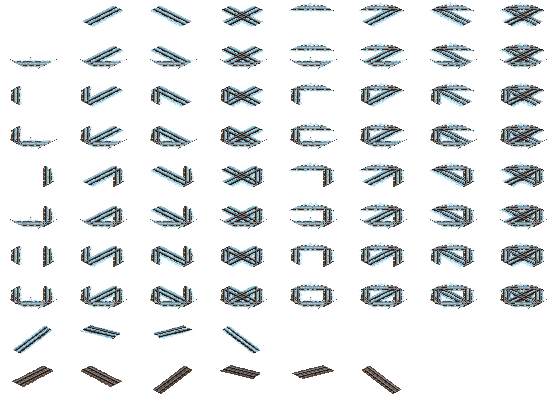
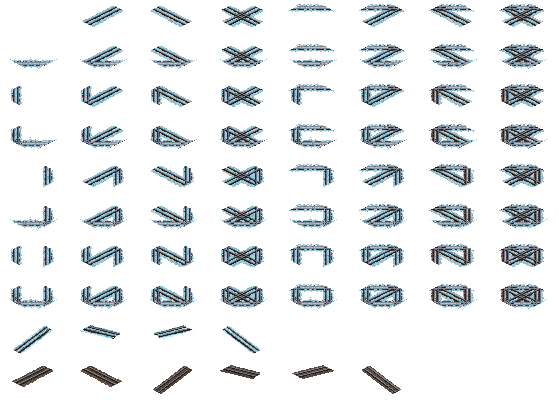
Layered file, before and after one edit (559×400). Changes by layer:
painted on "1067_full" over left=14, top=326, right=401, bottom=393
painted on "Pattern Fill 2" over left=10, top=4, right=547, bottom=309
painted on "Pattern Fill 1" over left=10, top=2, right=547, bottom=309
renamed "1067_full" to "rail_b_1067_wood_full", painted on it over left=10, top=2, right=547, bottom=353
painted on "ballast_1067_jp_wood" over left=47, top=167, right=540, bottom=289
